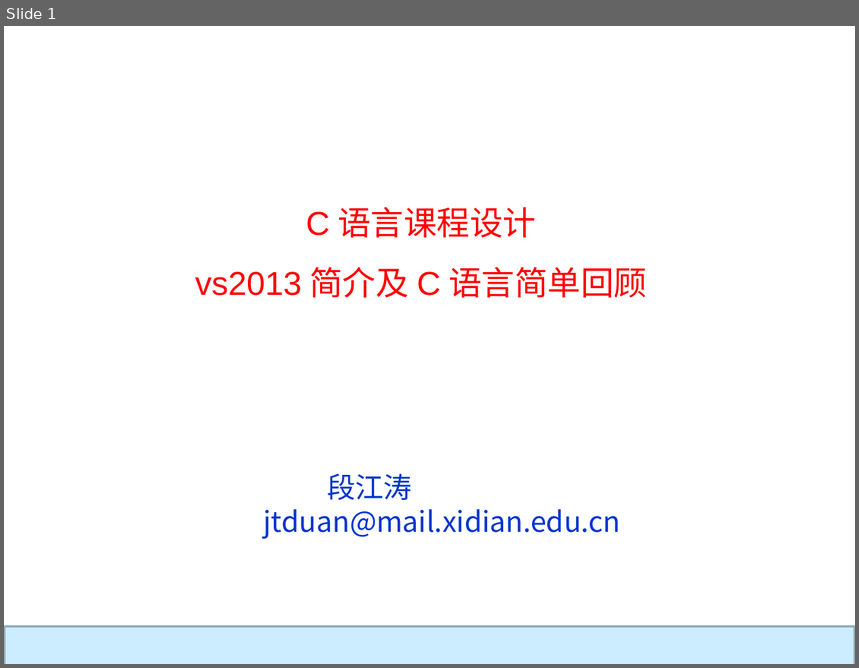
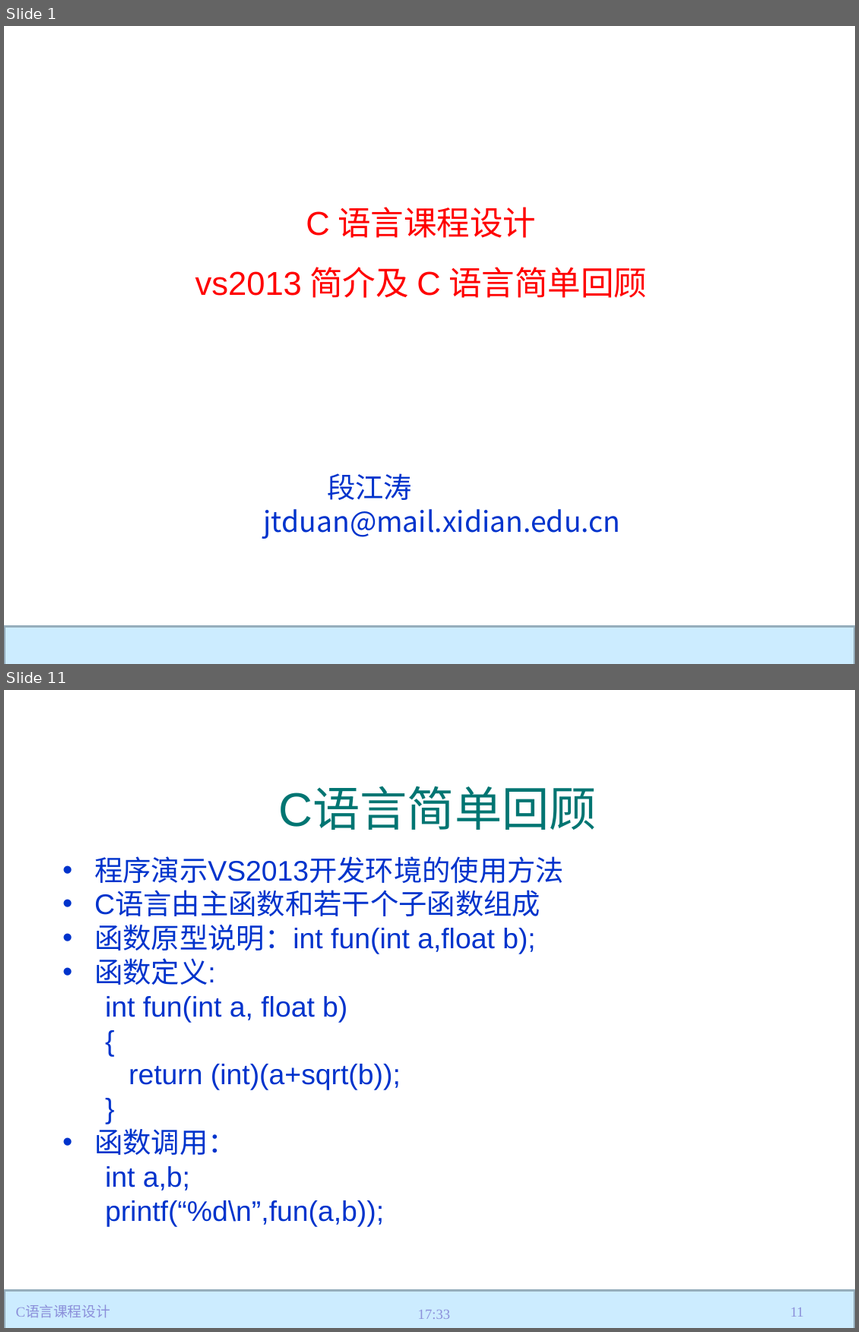
Before and after one commit to jtrfid/C-Repositories, a slide deck: 2018/C语言课程设计/vs2013简介及C语言简单回顾.pptx. Shown one above the other, each under a label of ours: slide 1 before the commit, slides 1 and 11 after it; the slides between them are not shown. The pictures are 859x668 and 859x1332 pixels, drawn with LibreOffice and Linux fonts; fonts in the diff are those of the drawing; background and template pictures are left out. Boxes give left, top, right and bottom in pixels: in the first picture for what was removed or moved away, otherwise in the second. Text is boxed around its words. In the diff, an @@ line names an element or a change of style, - is before the commit and + after.

```diff
--- a/2018/C语言课程设计/vs2013简介及C语言简单回顾.pptx
+++ b/2018/C语言课程设计/vs2013简介及C语言简单回顾.pptx
@@ slide 11 added at bbox=[4, 690, 855, 1328], background #FFFFFF; not listed: 1 template element that a slide beside it also shows @@
@@ title added at bbox=[279, 788, 597, 830], 40 pt, text #007572 @@
+C语言简单回顾
@@ text added at bbox=[94, 856, 564, 1227], 24 pt, text #0033CC @@
+• 程序演示VS2013开发环境的使用方法
+• C语言由主函数和若干个子函数组成
+• 函数原型说明：int fun(int a,float b);
+• 函数定义:
+  int fun(int a, float b)
+  {
+  return (int)(a+sqrt(b));
+  }
+• 函数调用：
+  int a,b;
+  printf(“%d\n”,fun(a,b));
@@ text added at bbox=[16, 1306, 110, 1319], 12 pt, text #8C90DA @@
+C语言课程设计
@@ text added at bbox=[418, 1310, 450, 1319], 12 pt, text #8C90DA @@
+17:33
@@ page number added at bbox=[791, 1308, 804, 1317], 12 pt, text #8C90DA @@
+11
```
Also in this commit, not shown: 9 slides changed, 2 other slides added, 6 other files.
